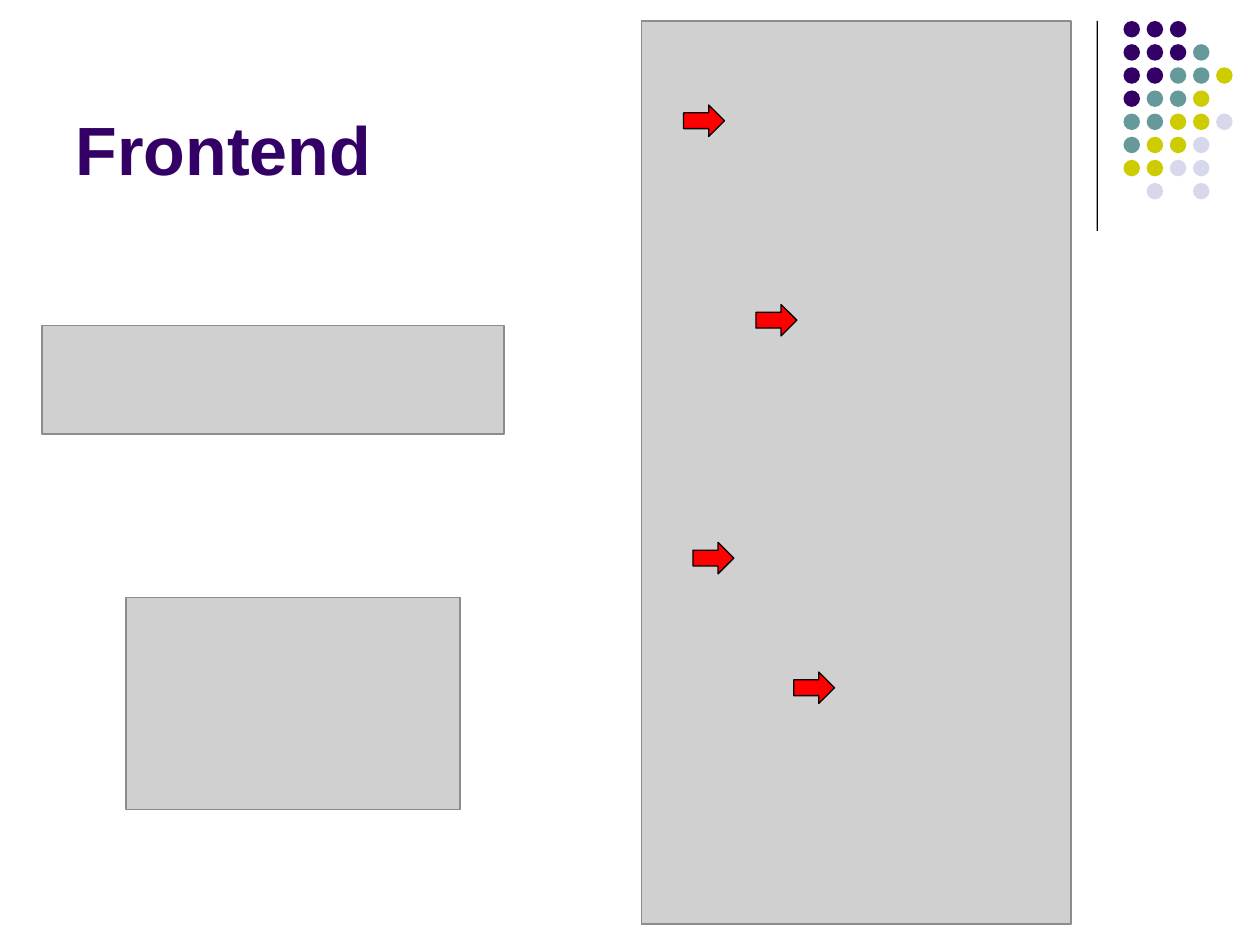
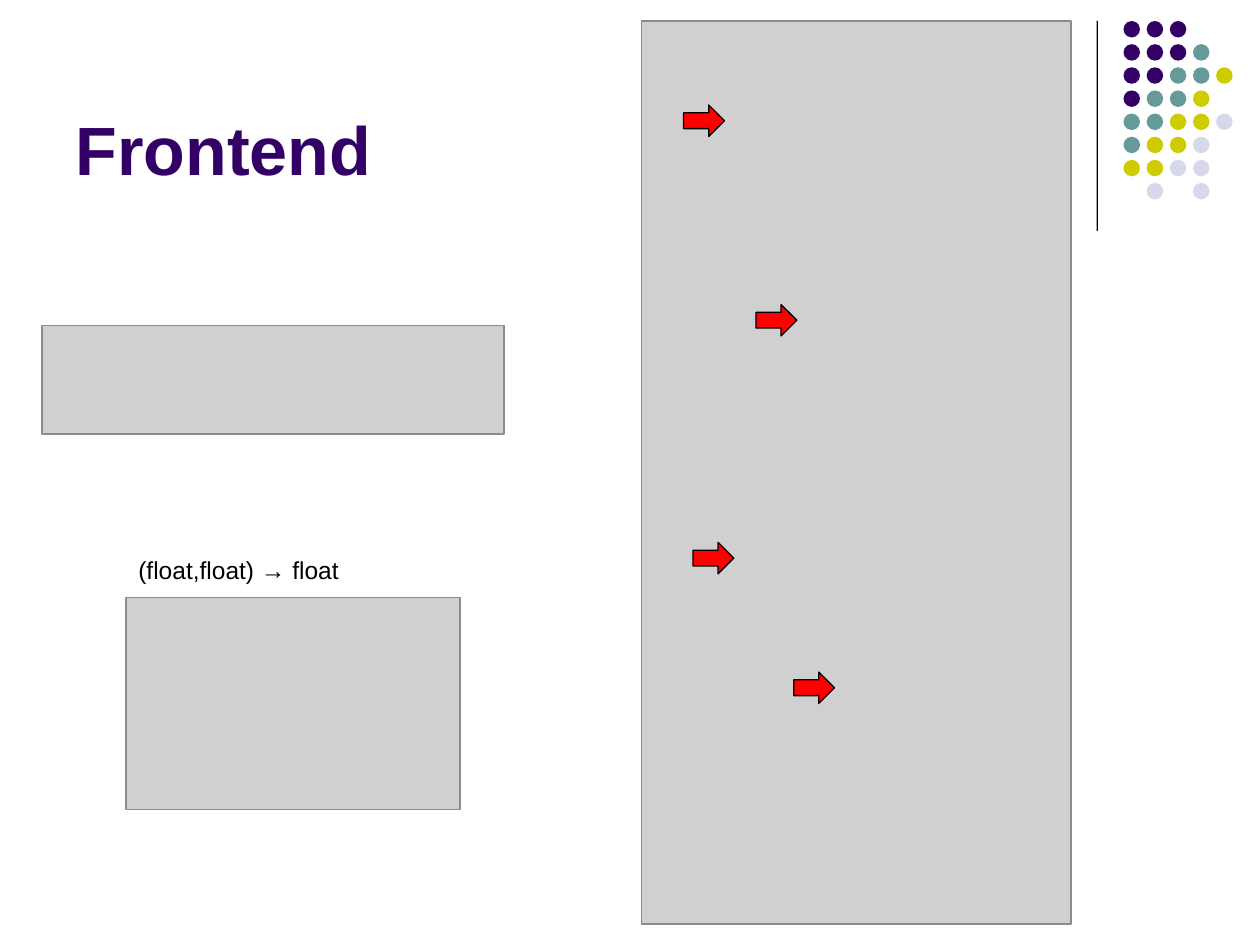
Before and after one commit to lutzhamel/CSC402, a slide deck: slide 29 of notes/csc402-ln018.pptx. Drawn at 1260x945 pixels with LibreOffice and Linux fonts; fonts in the diff are those of the drawing; grey boxes stand for pictures. Boxes give left, top, right and bottom in pixels: in the first picture for what was removed or moved away, otherwise in the second. Text is boxed around its words. In the diff, an @@ line names an element or a change of style, - is before the commit and + after.

```diff
--- a/notes/csc402-ln018.pptx
+++ b/notes/csc402-ln018.pptx
@@ text added at bbox=[138, 561, 338, 584], 14 pt, text #000000 @@
+(float,float) → float
```
Also in this commit, not shown: 1 other slide changed, 14 slides added, 4 slides removed, 2 other files.
